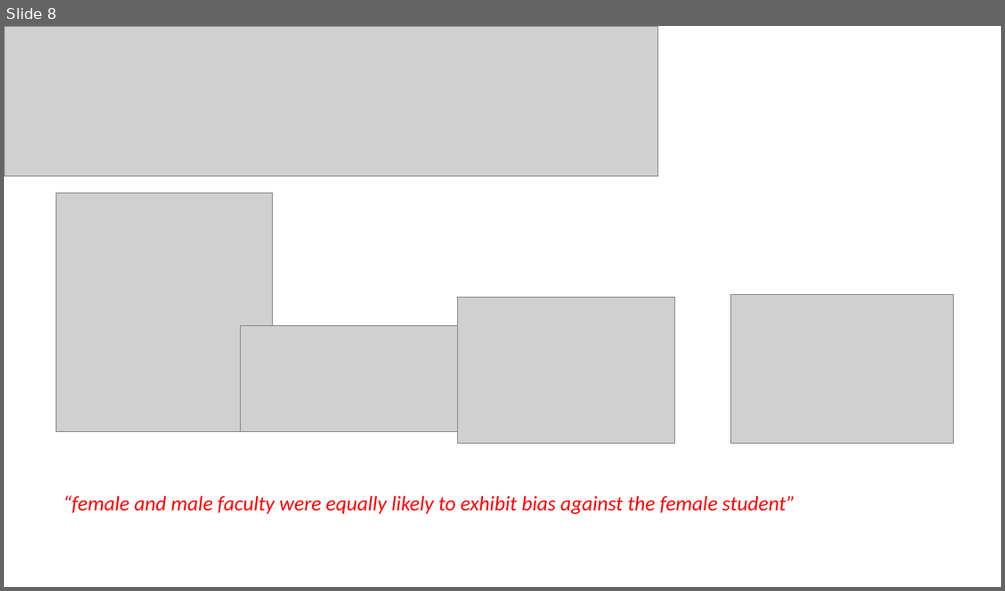
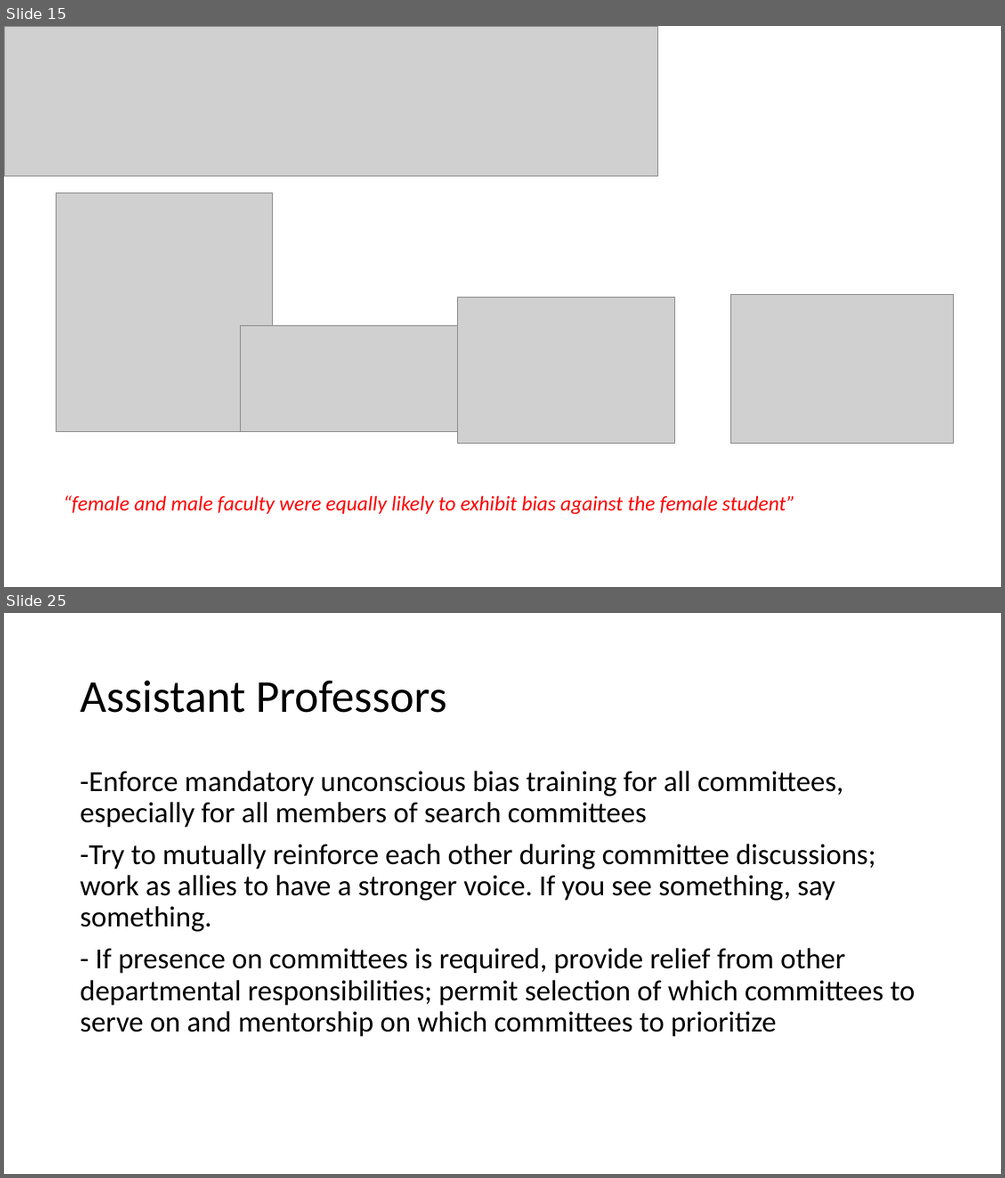
Before and after one commit to JoeyBernhardt/GRC-power-hour, a slide deck: presentations/GRC-power-hour.pptx. Shown one above the other, each under a label of ours: slide 8 before the commit, slides 15 and 25 after it; the slides between them are not shown. The pictures are 1005x591 and 1005x1178 pixels, drawn with LibreOffice and Linux fonts; fonts in the diff are those of the drawing; grey boxes stand for pictures. Boxes give left, top, right and bottom in pixels: in the first picture for what was removed or moved away, otherwise in the second. Text is boxed around its words. In the diff, an @@ line names an element or a change of style, - is before the commit and + after.

```diff
--- a/presentations/GRC-power-hour.pptx
+++ b/presentations/GRC-power-hour.pptx
@@ slide 25 added at [4,613,1001,1174], background #FFFFFF @@
@@ title added at [80,680,447,713], 44 pt, text #000000 @@
+Assistant Professors
@@ text added at [80,771,915,1037], 28 pt, text #000000 @@
+-Enforce mandatory unconscious bias training for all committees, especially for all members of search committees
+-Try to mutually reinforce each other during committee discussions; work as allies to have a stronger voice. If you see something, say something.
+- If presence on committees is required, provide relief from other departmental responsibilities; permit selection of which committees to serve on and mentorship on which committees to prioritize
@@ what was slide 8 is now slide 15 @@
```
Also in this commit, not shown: 4 slides changed, 18 other slides added, 3 other files.
